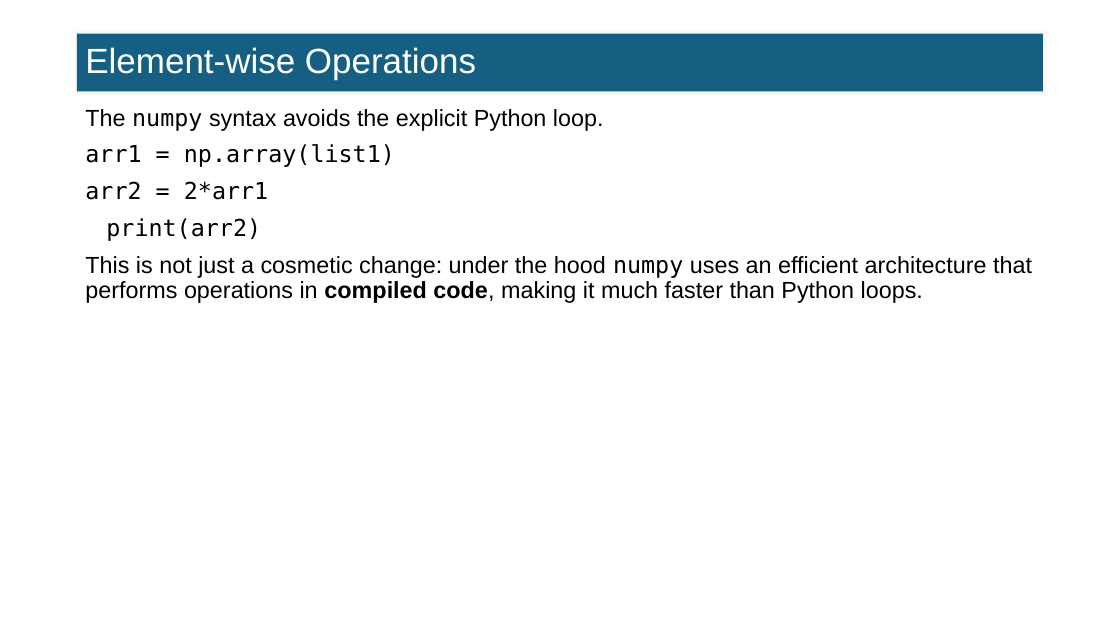
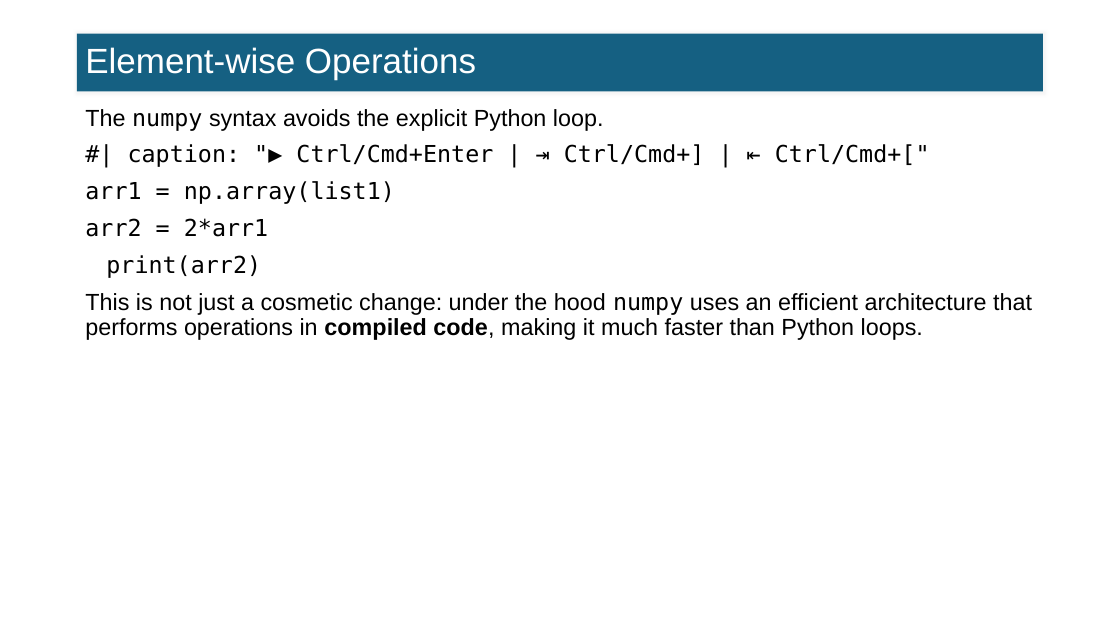
Before and after one commit to FTurci/intro-coding-data-analysis, a slide deck: slide 12 of slides/07_intro_numpy_slides.pptx. Drawn at 1120x630 pixels with LibreOffice and Linux fonts; fonts in the diff are those of the drawing. Boxes give left, top, right and bottom in pixels: in the first picture for what was removed or moved away, otherwise in the second. Text is boxed around its words. In the diff, an @@ line names an element or a change of style, - is before the commit and + after.

```diff
--- a/slides/07_intro_numpy_slides.pptx
+++ b/slides/07_intro_numpy_slides.pptx
@@ text at (85,144,930,278): text changed @@
-arr1 = np.array(list1)
-arr2 = 2*arr1
-print(arr2)
+#| caption: "▶ Ctrl/Cmd+Enter | ⇥ Ctrl/Cmd+] | ⇤ Ctrl/Cmd+["
+arr1 = np.array(list1)
+arr2 = 2*arr1
+print(arr2)
```
Also in this commit, not shown: 9 other slides changed, 50 other files.
